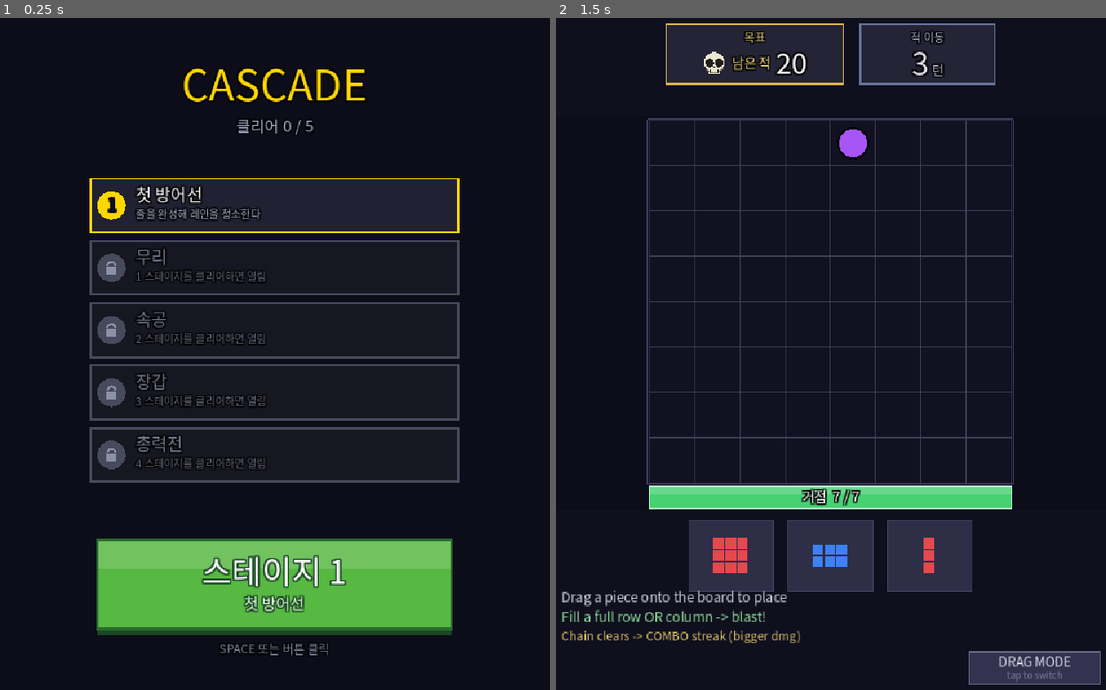
Above: before the commit, frames 1-2 (left to right).
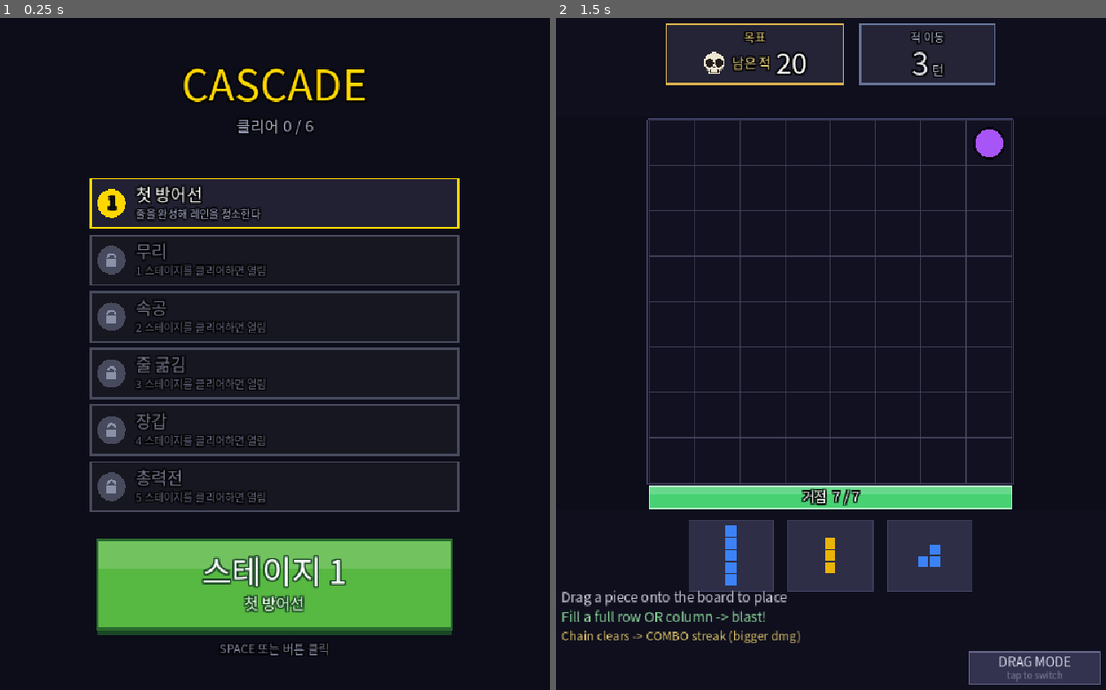
Above: after the commit, the same moments.

Repository: rorhdsu123/Cascade
Game: Godot game, scene res://Main.tscn
The game is run twice, just before and just after one commit, with the same random seed, the same clock (stepped at 60 frames per second) and the same inputs.
Inputs (mouse positions are in pixels of both pictures, inside the frame that each line leads up to):
- Up to frame 1 (0.25 s): no input
- Up to frame 2 (1.5 s): tap Enter at 0.5, 0.6 s; move the mouse to (957, 333) at 0.52 s; click (957, 333) at 0.67 s; tap Space at 0.77, 1.25 s; drag from (715, 401) to (803, 508) at 1.27 s

The runs differ from the first frame. In frame 1, 7.2% of the frame differs, in the area x 16-84%, y 15-74%; in frame 2, 1.1%.

Commit message:
feat: 캠페인 6스테이지 아크 — pool 다이얼로 단조 난이도 곡선 (C54)
C51 방향(난이도=조각 풀, 퍼즐 축) 실행. 유저 결정 옵션 A(현 적 로스터 +
pool 다이얼이 난이도 담당, 점착/분열은 후속 act-3 확장).
- 프리셋 3종 POOL_RICH/STD/LEAN = 공통 변주 base에 line-maker(I5) 가중만 차등
- 6스테이지: 신규 '줄 굶김'(LEAN·hp3 = 퍼즐 축 고립) 포함, 기존 5비트에 pool 부여
- sim(tools/sim.gd, N=300, DDA OFF): 승률 90→69→54→37→26→23% 단조 하강
  줄 굶김 = 거점사194/막힘8 → 조각=처리량 손잡이(C51 ④) 실증
- 6타일이 PLAY_BTN 침범 → SEL_H 76→70·GAP 12→10 (창 렌더 확인)

Co-Authored-By: Claude Opus 4.8 (1M context) <noreply@anthropic.com>

Diff:
--- a/Main.gd
+++ b/Main.gd
@@ -76,42 +76,67 @@
 # 기준 ③ 누수 봉쇄: 필요 처치 = total − (core_hp − 1). core_hp가 total에 가까우면
 #   '흘려보내며 이기기'가 성립(구 25/28 = 파탄). core_hp는 '허용 누수 횟수 + 1'로 읽는다.
 # 기준 ④ 누수 시계 = ROWS × step_every 배치 (fast는 절반). 유입 = spawn_every 배치당 1회.
-# 기준 ⑤ 난이도 손잡이는 core_hp(허용 누수) + total(적 수) 둘뿐이다. 나머지는 실측상 못 쓴다:
+# 기준 ⑤ 디펜스 축 손잡이는 core_hp(허용 누수) + total(적 수) 둘뿐이다. 나머지는 실측상 못 쓴다:
 #   step_every 3→2 = 절벽(스5 승률 61%→2.5%). 누수 시계가 24→16배치로 줄면 그냥 안 됨.
 #   spawn_every는 비단조 — 2→1로 조이면 스3이 오히려 쉬워졌다(63%→75%). 적이 뭉쳐 들어와
 #   한 레인 청소에 더 많이 쓸려나가기 때문. '더 빨리 온다'가 '더 어렵다'가 아니다.
+# 기준 ⑥ 퍼즐 축 손잡이 = pool(조각 분포, C51 축·기전 / C54 아크 authoring). line-maker(I5) 비율이 주 dial이고,
+#   core_hp가 그 위에 단조로 겹쳐 얹힌다(2D 난이도면). 디펜스 축이 소진된 자리를 여기서 채운다.
+
+# 조각 풀 프리셋 — {조각키: 가중치}. 공통 '변주 base'(테트로미노·직사각 = 손맛)에 I5만 다르게.
+# sim(pool_probe, basic-only) 실측: I5 0%→50%면 승률 5%→84% 단조 상승. 공정성은 _pool_piece
+# 의 fit-guard(지금 보드에 최소 1칸 놓이는 조각만 배급)가 보장 = 강제 즉사 draw 없음.
+const POOL_RICH: Dictionary = {   # 줄-풍부: 온보딩·숨통 (I5 최다)
+	"1": 1, "D2h": 3, "D2v": 3, "I3h": 5, "I3v": 5, "L3a": 3, "L3b": 3, "L3c": 3, "L3d": 3,
+	"O": 4, "T": 4, "S": 3, "Z": 3, "L": 4, "J": 4, "R32": 3, "R23": 3, "I5h": 20, "I5v": 20}
+const POOL_STD: Dictionary = {    # 표준: I5 중간
+	"1": 1, "D2h": 3, "D2v": 3, "I3h": 5, "I3v": 5, "L3a": 3, "L3b": 3, "L3c": 3, "L3d": 3,
+	"O": 4, "T": 4, "S": 3, "Z": 3, "L": 4, "J": 4, "R32": 3, "R23": 3, "I5h": 11, "I5v": 11}
+const POOL_LEAN: Dictionary = {   # 줄-굶김: 퍼즐 축 압박 (I5 희소)
+	"1": 1, "D2h": 3, "D2v": 3, "I3h": 5, "I3v": 5, "L3a": 3, "L3b": 3, "L3c": 3, "L3d": 3,
+	"O": 4, "T": 4, "S": 3, "Z": 3, "L": 4, "J": 4, "R32": 3, "R23": 3, "I5h": 4, "I5v": 4}
+
 const STAGES: Array = [
 	{
+		# 온보딩: basic만 + core_hp 넉넉 + pool RICH(I5 최다) = 퍼즐 무압박으로 '줄 완성' 코어만 가르침
 		"name": "첫 방어선", "tag": "줄을 완성해 레인을 청소한다",
 		"total": 20, "core_hp": 7, "base_hp": 30, "hp_ramp": 0.0, "tank_mult": 2.5,
 		"spawn_every": 3, "step_every": 3, "onboard": 20, "floor": 4, "surge_at": 0.85,
-		"weights": {"basic": 100, "fast": 0, "tank": 0, "swarm": 0},
+		"weights": {"basic": 100, "fast": 0, "tank": 0, "swarm": 0}, "pool": POOL_RICH,
 	},
 	{
 		# desync로 무리 절반이 base_step−1로 더 빨리 전진 → 행·열로 흩어져 한 줄론 못 쓸어냄
 		"name": "무리", "tag": "흩어져 밀려온다 — 한 줄로는 못 쓴다",
 		"total": 30, "core_hp": 3, "base_hp": 32, "hp_ramp": 0.4, "tank_mult": 2.5,
 		"spawn_every": 2, "step_every": 3, "onboard": 4, "floor": 5, "surge_at": 0.82,
-		"weights": {"basic": 40, "fast": 0, "tank": 0, "swarm": 60},
+		"weights": {"basic": 40, "fast": 0, "tank": 0, "swarm": 60}, "pool": POOL_RICH,
 	},
 	{
 		"name": "속공", "tag": "빠르다 — 시간이 없다",
 		"total": 34, "core_hp": 3, "base_hp": 34, "hp_ramp": 0.5, "tank_mult": 2.5,
 		"spawn_every": 2, "step_every": 3, "onboard": 3, "floor": 5, "surge_at": 0.80,
-		"weights": {"basic": 40, "fast": 50, "tank": 0, "swarm": 10},
+		"weights": {"basic": 40, "fast": 50, "tank": 0, "swarm": 10}, "pool": POOL_STD,
+	},
+	{
+		# 퍼즐 축 고립(C54): 새 적 없이 pool LEAN(I5 희소)만으로 압박 = '손이 곧 위협'.
+		# 적은 basic/swarm(이미 배운 것)이라 난이도는 전적으로 조각 분포에서 나온다.
+		"name": "줄 굶김", "tag": "직선이 굶는다 — 손이 곧 위협",
+		"total": 36, "core_hp": 3, "base_hp": 36, "hp_ramp": 0.4, "tank_mult": 2.5,
+		"spawn_every": 2, "step_every": 3, "onboard": 3, "floor": 5, "surge_at": 0.80,
+		"weights": {"basic": 55, "fast": 0, "tank": 0, "swarm": 45}, "pool": POOL_LEAN,
 	},
 	{
 		# tank HP를 콤보3(240) 구간에 앉힌다: base 44~50 × 4.5 = 198~227 → 콤보2(180)로는 안 뚫림.
 		"name": "장갑", "tag": "한 방으론 안 뚫린다 — 콤보를 쌓아라",
 		"total": 44, "core_hp": 2, "base_hp": 44, "hp_ramp": 0.3, "tank_mult": 4.5,
 		"spawn_every": 2, "step_every": 3, "onboard": 3, "floor": 5, "surge_at": 0.80,
-		"weights": {"basic": 40, "fast": 0, "tank": 55, "swarm": 5},
+		"weights": {"basic": 40, "fast": 0, "tank": 55, "swarm": 5}, "pool": POOL_STD,
 	},
 	{
 		"name": "총력전", "tag": "전부 온다",
 		"total": 48, "core_hp": 2, "base_hp": 46, "hp_ramp": 0.4, "tank_mult": 4.2,
 		"spawn_every": 2, "step_every": 3, "onboard": 2, "floor": 6, "surge_at": 0.78,
-		"weights": {"basic": 20, "fast": 35, "tank": 25, "swarm": 20},
+		"weights": {"basic": 20, "fast": 35, "tank": 25, "swarm": 20}, "pool": POOL_STD,
 	},
 ]
 
@@ -2132,8 +2157,8 @@
 const SEL_X: float = 140.0
 const SEL_W: float = 520.0
 const SEL_Y0: float = 232.0
-const SEL_H: float = 76.0
-const SEL_GAP: float = 12.0
+const SEL_H: float = 70.0     # 6스테이지가 PLAY_BTN(y=742) 위에 다 들어오게 76→70 (C54)
+const SEL_GAP: float = 10.0   # 6번째 타일 하단 = 232 + 5·80 + 70 = 702 < 742
 const PLAY_BTN: Rect2 = Rect2(150.0, 742.0, 500.0, 126.0)
 
 func _stage_rect(i: int) -> Rect2:
Not shown, changed: ROADMAP.md
